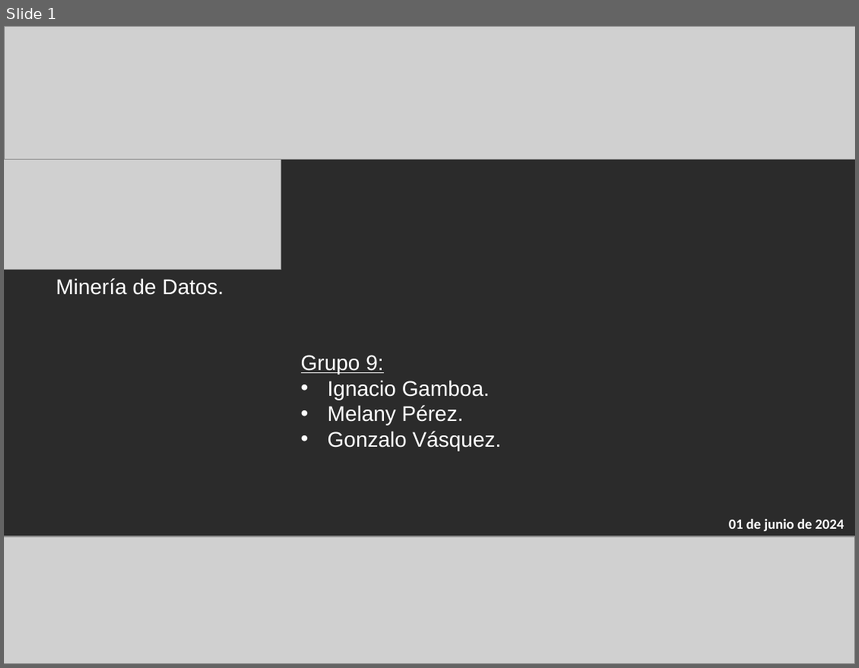
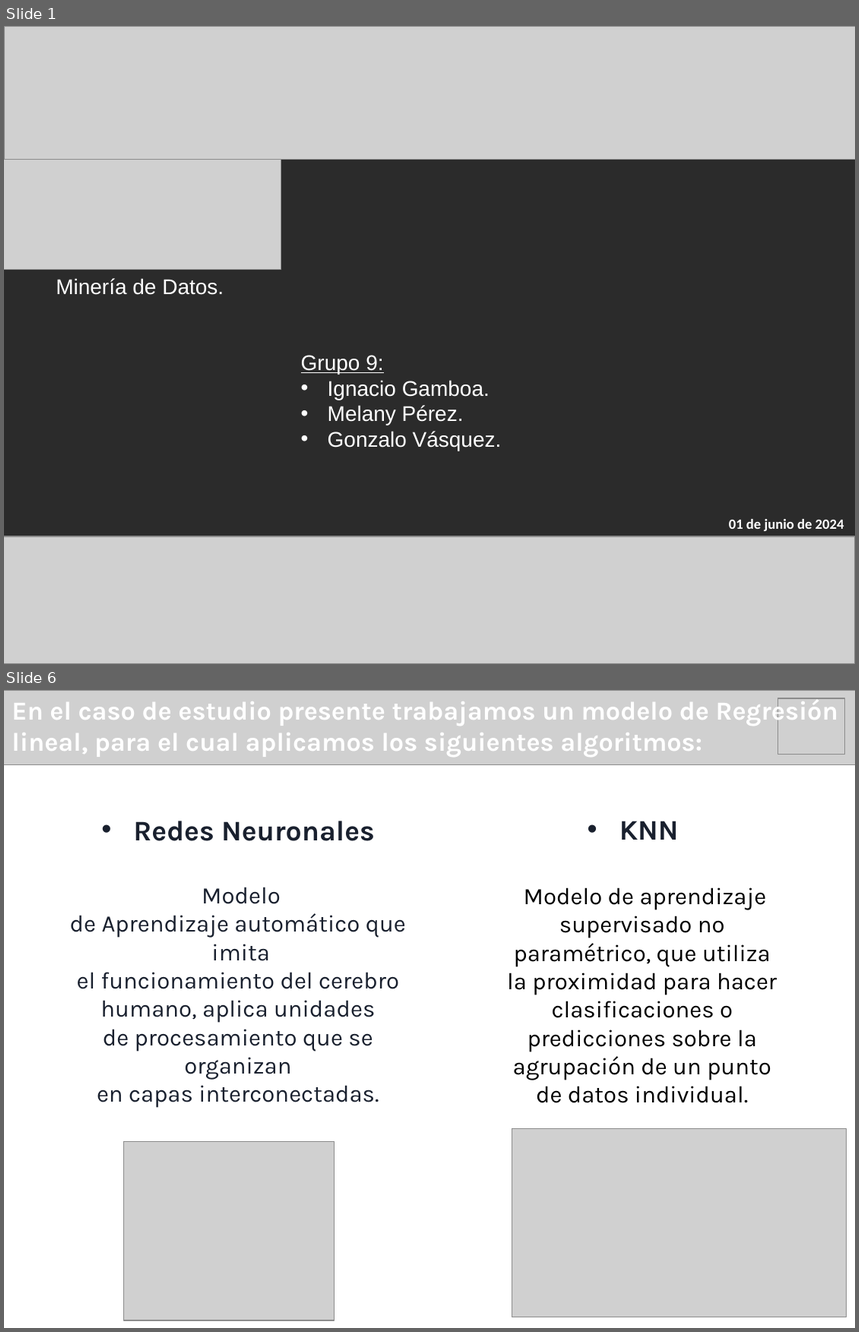
Before and after one commit to IgnGGA/grupo9, a slide deck: presentación/presentaciónDosMineriaDeDatos.pptx. Shown one above the other, each under a label of ours: slide 1 before the commit, slides 1 and 6 after it; the slides between them are not shown. The pictures are 859x668 and 859x1332 pixels, drawn with LibreOffice and Linux fonts; fonts in the diff are those of the drawing; grey boxes stand for pictures; background and template pictures are left out; a plain dark background stands for a picture behind light text. Boxes give left, top, right and bottom in pixels: in the first picture for what was removed or moved away, otherwise in the second. Text is boxed around its words. In the diff, an @@ line names an element or a change of style, - is before the commit and + after.

Commit message:
Nuevas imagenes y avanace en la ppt, se crea codigo unificado para entregar a profesor

```diff
--- a/presentación/presentaciónDosMineriaDeDatos.pptx
+++ b/presentación/presentaciónDosMineriaDeDatos.pptx
@@ slide 6 added at bbox=[4, 690, 855, 1328], background #FFFFFF @@
@@ picture added at bbox=[4, 690, 855, 765] @@
@@ text added at bbox=[12, 698, 838, 757], 22 pt, text #FFFFFF, bold @@
+En el caso de estudio presente trabajamos un modelo de Regresión lineal, para el cual aplicamos los siguientes algoritmos:
@@ picture added at bbox=[778, 698, 845, 755] @@
@@ text added at bbox=[70, 821, 406, 1108], 20 pt, text #19202E @@
+• Redes Neuronales
+Modelo de Aprendizaje automático que imita el funcionamiento del cerebro humano, aplica unidades de procesamiento que se organizan en capas interconectadas.
@@ text added at bbox=[620, 821, 679, 840], 24 pt, text #19202E, bold @@
+• KNN
@@ text added at bbox=[507, 888, 777, 1103], 20 pt, text #000000 @@
+Modelo de aprendizaje supervisado no paramétrico, que utiliza la proximidad para hacer clasificaciones o predicciones sobre la agrupación de un punto de datos individual.
@@ picture added at bbox=[124, 1142, 335, 1321] @@
@@ picture added at bbox=[512, 1129, 847, 1319] @@
```
Also in this commit, not shown: 5 slides changed, 9 other slides added, 9 slides removed, 18 other files.
